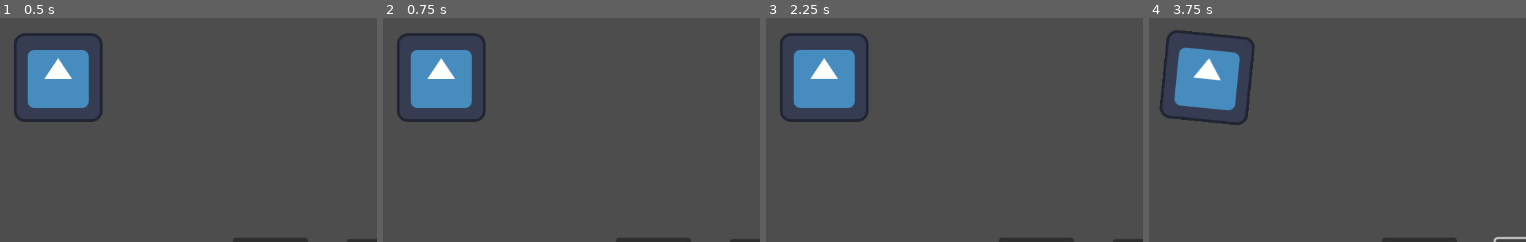
Above: before the commit, frames 1-4 (left to right).
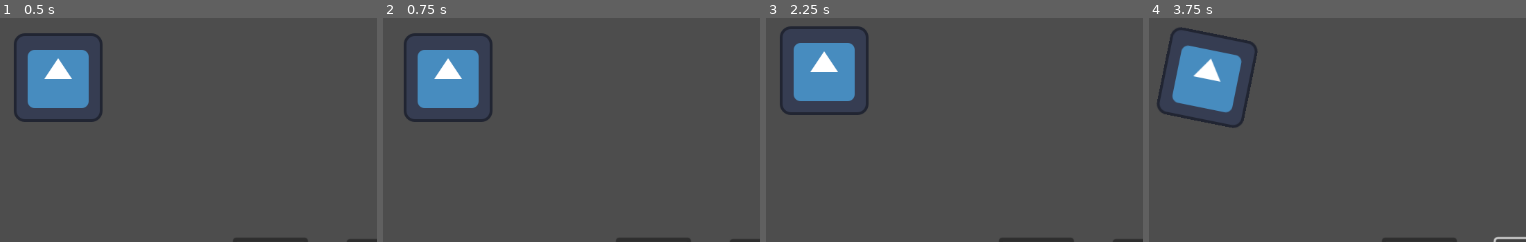
Above: after the commit, the same moments.

Repository: dylanjitt/InfografiaUPB2023
Game: Godot game, scene res://main.tscn
The game is run twice, just before and just after one commit, with the same random seed, the same clock (stepped at 60 frames per second) and the same inputs. Before the commit the project has no main scene; this scene is started directly in both runs. The engine's default icon, where the game draws it, is replaced by a stand-in: a white triangle on a blue panel in a dark square.
Inputs (mouse positions are % of the whole screen's width and height, from its top left):
- Up to frame 1 (0.5 s): no input
- Up to frame 2 (0.75 s): click (25, 75) at 0.5 s
- Up to frame 3 (2.25 s): click (6, 75) at 1.25 s; click (16, 60) at 2 s
- Up to frame 4 (3.75 s): click (15, 91) at 2.75 s; click (89, 83) at 3.5 s
The pictures show only the part of the screen within x 38-88%, y 26-76%; the shares and areas given below are measured in that part.

Frame 1 is identical in both runs. In frame 2, 2.5% of the frame differs, in the area x 3-29%, y 6-47%; in frame 3, 2.8%, in the area x 3-28%, y 3-47%; in frame 4, 1.6%.

Commit message:
Tarea 5 godot Controles

Diff:
--- a/Tarea5_godot/movingBoy.gd
+++ b/Tarea5_godot/movingBoy.gd
@@ -2,44 +2,59 @@
 
 
 
-@export var speed = 2
-@export var anglespeed=3
+@export var speed = 5
+@export var anglespeed=0.1
 
 var velocity = Vector2(0,0)
 var angle=0
 func _process(delta):
-	velocity=velocity*speed
-	position+=velocity*delta
-
-	rotation+=angle*anglespeed*delta
+	position.x+=velocity.x
+	position.y+=velocity.y
+	rotation+=anglespeed*angle
+	if Input.is_anything_pressed():
+		if Input.is_key_pressed(KEY_UP):
+			_on_button_button_up()
+		if Input.is_key_pressed(KEY_DOWN):
+			_on_button_button_down()
+		if Input.is_key_pressed(KEY_LEFT):
+			_on_button_button_left()
+		if Input.is_key_pressed(KEY_RIGHT):
+			_on_button_button_right()
+		if Input.is_key_pressed(KEY_A):
+			_turn_left()
+		if Input.is_key_pressed(KEY_D):
+			_turn_right()
+	else:
+		_stop_x()
+		_stop_y()
+		_stop_turn()
+	#if Input.is_key_pressed()
 
 
-func update_velocity():
-	velocity = Vector2(0, 0)
 
 func _on_button_button_up():
-	update_velocity()
-	velocity.y-=1
+
+	velocity.y=-speed
 
 func _on_button_button_down():
-	update_velocity()
-	velocity.y+=1
+
+	velocity.y=speed
 
 func _on_button_button_left():
-	update_velocity()
-	velocity.x-=1
+
+	velocity.x=-speed
 
 func _on_button_button_right():
-	update_velocity()
-	velocity.x+=1
+
+	velocity.x=speed
 
 func _stop_x():
-	update_velocity()
-	velocity.x+=0
+
+	velocity.x=0
 
 func _stop_y():
-	update_velocity()
-	velocity.y+=0
+
+	velocity.y=0
 
 func _turn_left():
 	angle-=1
@@ -49,3 +64,5 @@
 
 func _stop_turn():
 	angle=0
+
+#if Input.is_key
--- a/Tarea5_godot/project.godot
+++ b/Tarea5_godot/project.godot
@@ -11,5 +11,6 @@
 [application]
 
 config/name="Tarea 5 Godot"
+run/main_scene="res://main.tscn"
 config/features=PackedStringArray("4.1", "Forward Plus")
 config/icon="res://icon.svg"
